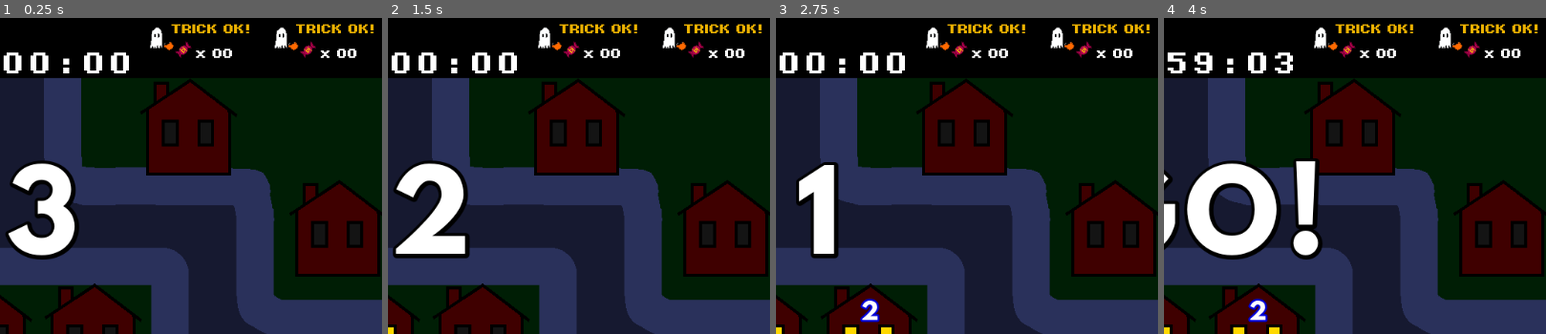
Above: before the commit, frames 1-4 (left to right).
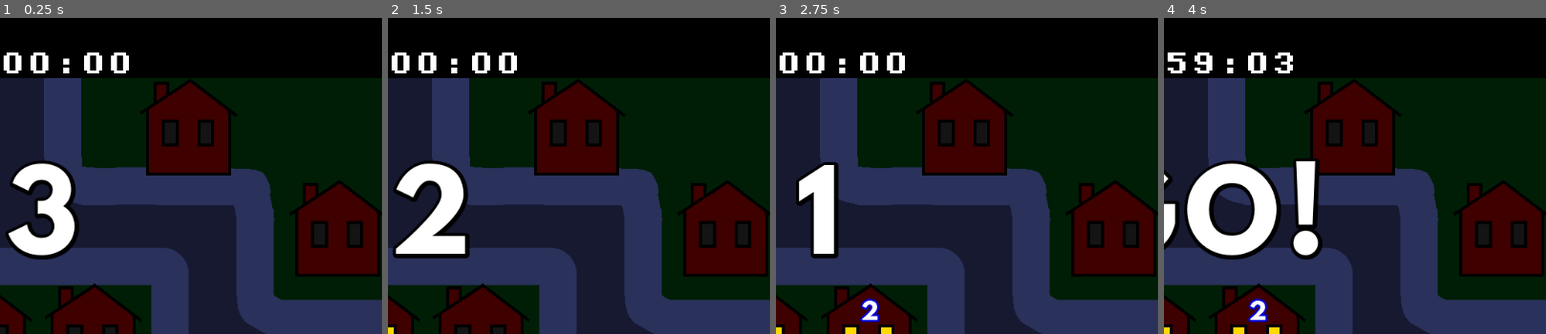
Above: after the commit, the same moments.

Repository: King9999/trickortreat_godot
Game: Godot game, scene res://Scenes/main.tscn
The game is run twice, just before and just after one commit, with the same random seed, the same clock (stepped at 60 frames per second) and the same inputs. This scene is started directly instead of the project's main scene.
Inputs:
- Up to frame 1 (0.25 s): no input
- Up to frame 2 (1.5 s): tap Enter at 0.5 s; hold D (P1_Right) 0.53-1.28 s; tap Space (P1_Trick) at 0.6 s; hold S (P1_Down) from 1.28 s (still down); tap Down (P2_Down) at 1.35 s
- Up to frame 3 (2.75 s): tap Space (P1_Trick) at 2 s; release S (P1_Down) at 2.03 s; hold D (P1_Right) from 2.03 s (still down); tap Left (P2_Left) at 2.1 s
- Up to frame 4 (4 s): tap Enter at 2.75 s; release D (P1_Right) at 2.78 s; hold W (P1_Up) 2.78-3.53 s; tap Right (P2_Right) at 2.85 s; hold A (P1_Left) from 3.53 s (still down); tap Ctrl (P2_Trick) at 3.6 s
The pictures show only the part of the screen within x 46-96%, y 0-50%; the shares and areas given below are measured in that part.

The runs differ from the first frame. In frame 1, 1.7% of the frame differs, in the area x 39-98%, y 1-13%; in frame 2, 1.7%; in frame 3, 1.7%; in frame 4, 1.7%.
Error before the commit: Invalid access to property or key 'players' on a base object of type 'null instance'. (res://Scripts/hud.gd:31)

Commit message:
Signal now activated when trick used
Had to fix issue where for some reason HUD was null.

Diff:
--- a/Scenes/costume_knight.tscn
+++ b/Scenes/costume_knight.tscn
@@ -12,21 +12,9 @@
 [node name="Knight" instance=ExtResource("1_oxhh8")]
 script = ExtResource("2_tv4cp")
 costume_name = "Knight"
-candy_amount = null
 candy_drop_amount = 2
-candy_taken = null
-default_candy_taken = null
 move_speed = 120.0
-direction_vector = null
-invul_duration = null
-invincible = null
-stun_duration = null
-stunned = null
 collecting_candy = true
-trick_duration = null
-trick_cooldown = null
-player_type = null
-direction = null
 
 [node name="Sprite_Costume" parent="." index="0"]
 texture = ExtResource("2_523sj")
--- a/Scripts/costume_base.gd
+++ b/Scripts/costume_base.gd
@@ -6,7 +6,8 @@
 class_name Costume
 
 signal on_hit(player: Costume)				#player sprite will shake and flash when hit by a trick. The appropriate funcs will be called
-signal activate_trick_cooldown()			#picked up by HUD to show cooldown bar and to start cooldown
+signal activate_trick_cooldown(player_num: int)			#picked up by HUD to show cooldown bar and to start cooldown
+#@onready var hud: GameHUD = $HUD
 
 @export var costume_name: String
 @export var candy_amount: int
@@ -35,6 +36,7 @@
 
 enum Player { HUMAN, CPU }
 @export var player_type: Player
+var player_num: int							#corresponds to the player_huds array hud.gd
 
 enum CostumeType { GHOST, KNIGHT, PRINCESS, WITCH }   #used for identifying & extracting parameters in parameters.json
 enum Direction { LEFT, RIGHT, UP, DOWN }				#used when tricks are activated so they can be launched in the direction player is facing.
@@ -88,7 +90,12 @@
 func end_trick():
 	trick_active = false
 	last_cooldown_time = Time.get_unix_time_from_system()
-	activate_trick_cooldown.emit()
+
+	var game_manager: GameManager = get_parent()
+	#if (hud == null):
+	#	hud = $HUD
+	#game_manager.hud._activate_cooldown_bar(player_num)
+	activate_trick_cooldown.emit(player_num)
 
 ##Applies parameters from JSON file
 func set_up_parameters(costume: CostumeType):
--- a/Scripts/game_manager.gd
+++ b/Scripts/game_manager.gd
@@ -13,6 +13,9 @@
 @onready var player_position2: Node2D = $"Player 2 Start Position"
 @onready var player_position3: Node2D = $"Player 3 Start Position"
 @onready var player_position4: Node2D = $"Player 4 Start Position"
+
+#HUD
+@onready var hud: GameHUD = $HUD
 
 @export var candy_list: Array[Candy] = []			#location of on screen candy objects
 @export var game_time: int							#time in seconds. default 2 minutes
@@ -42,6 +45,9 @@
 	elif Singleton.cpu_opponent_count == 2:
 		for cpu_player in Singleton.cpu_costumes:
 			_set_up_players(cpu_player)
+
+	#HUD set up
+	hud.set_up_huds()
 
 # Called every frame. 'delta' is the elapsed time since the previous frame.
 func _process(delta: float) -> void:
@@ -82,15 +88,19 @@
 	if players.size() == 1:
 		player.global_position = player_position1.global_position
 		player.player_type = Costume.Player.HUMAN
+		player.player_num = 0
 	elif players.size() == 2:
 		player.global_position = player_position2.global_position
 		player.player_type = Costume.Player.HUMAN
+		player.player_num = 1
 	elif players.size() == 3:
 		player.global_position = player_position3.global_position
 		player.player_type = Costume.Player.CPU
+		player.player_num = 2
 	else:
 		player.global_position = player_position4.global_position
 		player.player_type = Costume.Player.CPU
+		player.player_num = 3
 
 	add_child(player) #important step when instantiating nodes.
 
--- a/Scripts/hud.gd
+++ b/Scripts/hud.gd
@@ -3,6 +3,8 @@
 """
 
 extends Node2D
+
+class_name GameHUD
 
 class Game_HUD:
 	var hud_node: Node2D
@@ -13,12 +15,66 @@
 	var cooldown_bar: TextureProgressBar
 
 var player_huds: Array[Game_HUD] = []
-var game_manager:GameManager = get_parent()
+@onready var game_manager:GameManager = get_parent()
 
 
 # Called when the node enters the scene tree for the first time.
 func _ready() -> void:
+	#NOTE: Is there a way to use string formatting to get the file names instead of doing it manually?
+	"""var p1_hud = Game_HUD.new()
+	p1_hud.hud_node = $"Player 1 HUD"
+	p1_hud.trick_ok_label = $"Player 1 HUD/P1 Trick OK Text"
+	p1_hud.candy_amount = $"Player 1 HUD/P1 Candy Amount"
+	p1_hud.costume_sprite = $"Player 1 HUD/P1 Costume"
+	p1_hud.candy_icon = $"Player 1 HUD/P1 Candy Icon"
+	p1_hud.cooldown_bar = $"Player 1 HUD/P1 Trick Cooldown Bar"
+	player_huds.append(p1_hud)
+	#game_manager.players[player_huds.size() - 1].activate_trick_cooldown.connect(_activate_cooldown_bar)
 
+	var p2_hud = Game_HUD.new()
+	p2_hud.hud_node = $"Player 2 HUD"
+	p2_hud.trick_ok_label = $"Player 2 HUD/P2 Trick OK Text"
+	p2_hud.candy_amount = $"Player 2 HUD/P2 Candy Amount"
+	p2_hud.costume_sprite = $"Player 2 HUD/P2 Costume"
+	p2_hud.candy_icon = $"Player 2 HUD/P2 Candy Icon"
+	p2_hud.cooldown_bar = $"Player 2 HUD/P2 Trick Cooldown Bar"
+	player_huds.append(p2_hud)
+	#game_manager.players[1].activate_trick_cooldown.connect(_activate_cooldown_bar)
+
+	var p3_hud = Game_HUD.new()
+	p3_hud.hud_node = $"Player 3 HUD"
+	p3_hud.trick_ok_label = $"Player 3 HUD/P3 Trick OK Text"
+	p3_hud.candy_amount = $"Player 3 HUD/P3 Candy Amount"
+	p3_hud.costume_sprite = $"Player 3 HUD/P3 Costume"
+	p3_hud.candy_icon = $"Player 3 HUD/P3 Candy Icon"
+	p3_hud.cooldown_bar = $"Player 3 HUD/P3 Trick Cooldown Bar"
+	player_huds.append(p3_hud)
+	#game_manager.players[2].activate_trick_cooldown.connect(_activate_cooldown_bar)
+
+	var p4_hud = Game_HUD.new()
+	p4_hud.hud_node = $"Player 4 HUD"
+	p4_hud.trick_ok_label = $"Player 4 HUD/P4 Trick OK Text"
+	p4_hud.candy_amount = $"Player 4 HUD/P4 Candy Amount"
+	p4_hud.costume_sprite = $"Player 4 HUD/P4 Costume"
+	p4_hud.candy_icon = $"Player 4 HUD/P4 Candy Icon"
+	p4_hud.cooldown_bar = $"Player 4 HUD/P4 Trick Cooldown Bar"
+	player_huds.append(p4_hud)
+	#game_manager.players[3].activate_trick_cooldown.connect(_activate_cooldown_bar)
+
+	#connect signal
+	for i in game_manager.players.size():
+		game_manager.players[i].activate_trick_cooldown.connect(_activate_cooldown_bar)
+
+	#disable player 3 or 4 huds if necessary.
+	if Singleton.cpu_opponent_count < 2:
+		player_huds[3].hud_node.visible = false
+	if Singleton.cpu_opponent_count < 1:
+		player_huds[2].hud_node.visible = false
+	#lerp?
+	#player_huds[0].trick_ok_label.get_theme_color("default_color").lerp(Color.RED, 0.4)
+	#lerpf(player_huds[0].trick_ok_label.get_theme_color())"""
+
+func set_up_huds():
 	#NOTE: Is there a way to use string formatting to get the file names instead of doing it manually?
 	var p1_hud = Game_HUD.new()
 	p1_hud.hud_node = $"Player 1 HUD"
@@ -28,7 +84,7 @@
 	p1_hud.candy_icon = $"Player 1 HUD/P1 Candy Icon"
 	p1_hud.cooldown_bar = $"Player 1 HUD/P1 Trick Cooldown Bar"
 	player_huds.append(p1_hud)
-	game_manager.players[0].activate_trick_cooldown.connect(_activate_cooldown_bar)
+	#game_manager.players[player_huds.size() - 1].activate_trick_cooldown.connect(_activate_cooldown_bar)
 
 	var p2_hud = Game_HUD.new()
 	p2_hud.hud_node = $"Player 2 HUD"
@@ -38,7 +94,7 @@
 	p2_hud.candy_icon = $"Player 2 HUD/P2 Candy Icon"
 	p2_hud.cooldown_bar = $"Player 2 HUD/P2 Trick Cooldown Bar"
 	player_huds.append(p2_hud)
-	game_manager.players[1].activate_trick_cooldown.connect(_activate_cooldown_bar)
+	#game_manager.players[1].activate_trick_cooldown.connect(_activate_cooldown_bar)
 
 	var p3_hud = Game_HUD.new()
 	p3_hud.hud_node = $"Player 3 HUD"
@@ -48,7 +104,7 @@
 	p3_hud.candy_icon = $"Player 3 HUD/P3 Candy Icon"
 	p3_hud.cooldown_bar = $"Player 3 HUD/P3 Trick Cooldown Bar"
 	player_huds.append(p3_hud)
-	game_manager.players[2].activate_trick_cooldown.connect(_activate_cooldown_bar)
+	#game_manager.players[2].activate_trick_cooldown.connect(_activate_cooldown_bar)
 
 	var p4_hud = Game_HUD.new()
 	p4_hud.hud_node = $"Player 4 HUD"
@@ -58,21 +114,22 @@
 	p4_hud.candy_icon = $"Player 4 HUD/P4 Candy Icon"
 	p4_hud.cooldown_bar = $"Player 4 HUD/P4 Trick Cooldown Bar"
 	player_huds.append(p4_hud)
-	game_manager.players[3].activate_trick_cooldown.connect(_activate_cooldown_bar)
+
+	#connect signal
+	for i in game_manager.players.size():
+		game_manager.players[i].activate_trick_cooldown.connect(_activate_cooldown_bar)
 
 	#disable player 3 or 4 huds if necessary.
 	if Singleton.cpu_opponent_count < 2:
 		player_huds[3].hud_node.visible = false
 	if Singleton.cpu_opponent_count < 1:
 		player_huds[2].hud_node.visible = false
-	#lerp?
-	#player_huds[0].trick_ok_label.get_theme_color("default_color").lerp(Color.RED, 0.4)
-	#lerpf(player_huds[0].trick_ok_label.get_theme_color())
-
 
 # Called every frame. 'delta' is the elapsed time since the previous frame.
 func _process(delta: float) -> void:
 	pass
 
-func _activate_cooldown_bar():
-	pass
+func _activate_cooldown_bar(player_num: int):
+	#reduce visibility of 'TRICK OK' while trick is in cooldown
+	#player_huds[player_num].trick_ok_label.color.alpha = 0.5
+	print("Triggering cooldown for player {0}".format([player_num]))
Not shown, added: Scenes/main.tscn21395505798.tmp
